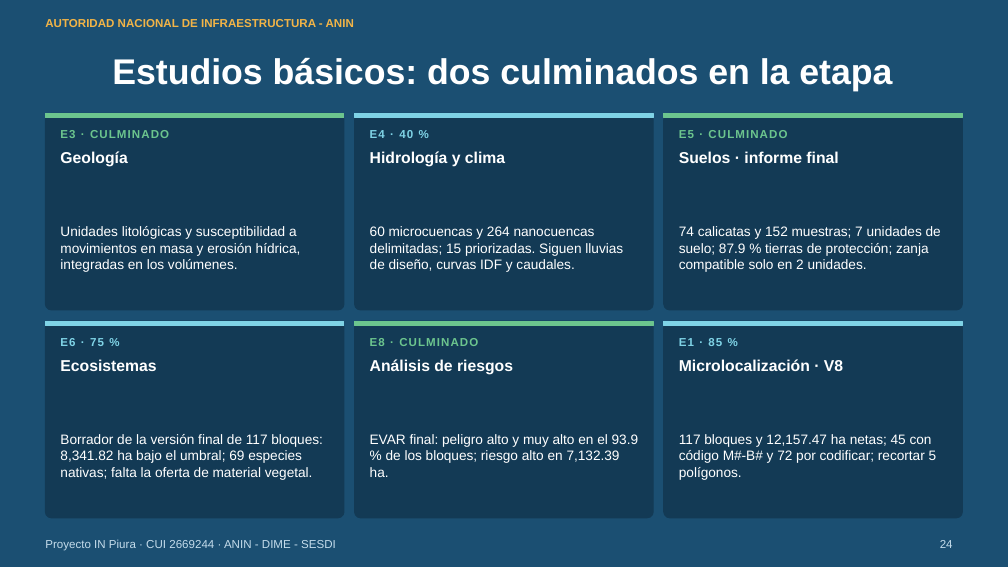
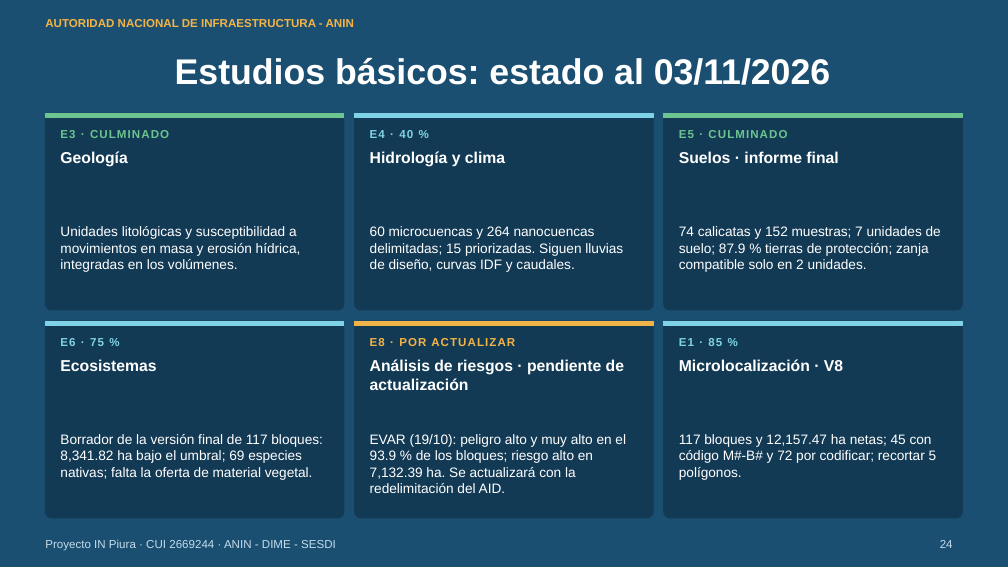
Before and after one commit to salomoncahuas-tech/Salomon1969, a slide deck: slide 24 of presentaciones/avance_perfil_sesdi_2026-11-03/Avance_Perfil_IN_Piura_SESDI_03_noviembre.pptx. Drawn at 1008x567 pixels with LibreOffice and Linux fonts; fonts in the diff are those of the drawing. Boxes give left, top, right and bottom in pixels: in the first picture for what was removed or moved away, otherwise in the second. Text is boxed around its words. In the diff, an @@ line names an element or a change of style, - is before the commit and + after.

```diff
--- a/presentaciones/avance_perfil_sesdi_2026-11-03/Avance_Perfil_IN_Piura_SESDI_03_noviembre.pptx
+++ b/presentaciones/avance_perfil_sesdi_2026-11-03/Avance_Perfil_IN_Piura_SESDI_03_noviembre.pptx
@@ title at [175,58,830,85]: text changed @@
-Estudios básicos: dos culminados en la etapa
+Estudios básicos: estado al 03/11/2026
@@ rectangle at [355,321,653,326]: fill #6CC58E to #F2B447; outline #6CC58E 1 pt to #F2B447 1 pt @@
@@ text at [370,359,624,390]: text changed @@
-Análisis de riesgos
+Análisis de riesgos · pendiente de actualización
@@ text at [370,338,515,346]: text changed; text colour #6CC58E to #F2B447 @@
-E8 · CULMINADO
+E8 · POR ACTUALIZAR
@@ text at [370,434,626,493]: text changed @@
-EVAR final: peligro alto y muy alto en el 93.9 % de los bloques; riesgo alto en 7,132.39 ha.
+EVAR (19/10): peligro alto y muy alto en el 93.9 % de los bloques; riesgo alto en 7,132.39 ha. Se actualizará con la redelimitación del AID.
```
Also in this commit, not shown: 6 other slides changed, 1 slide removed, 3 other files.
